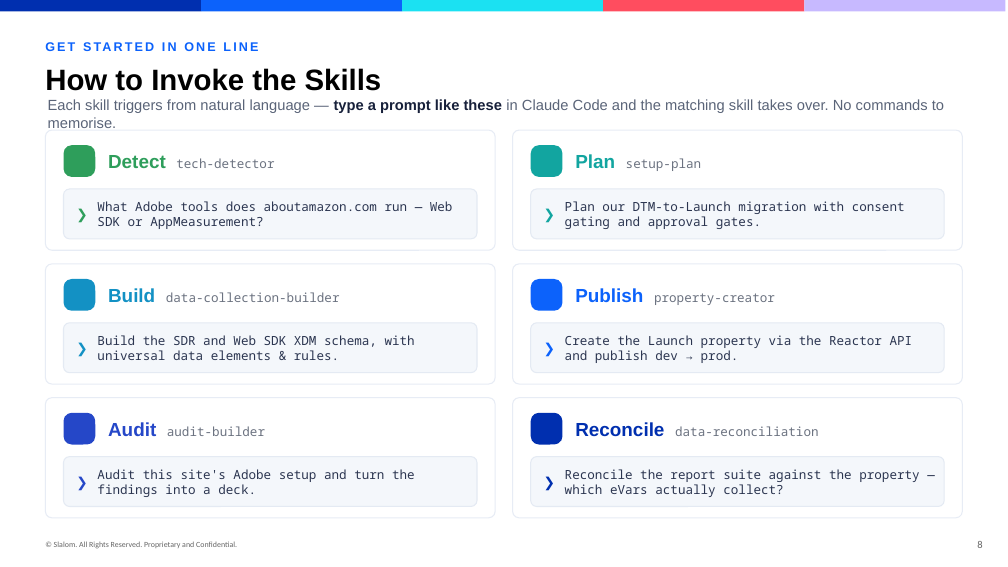
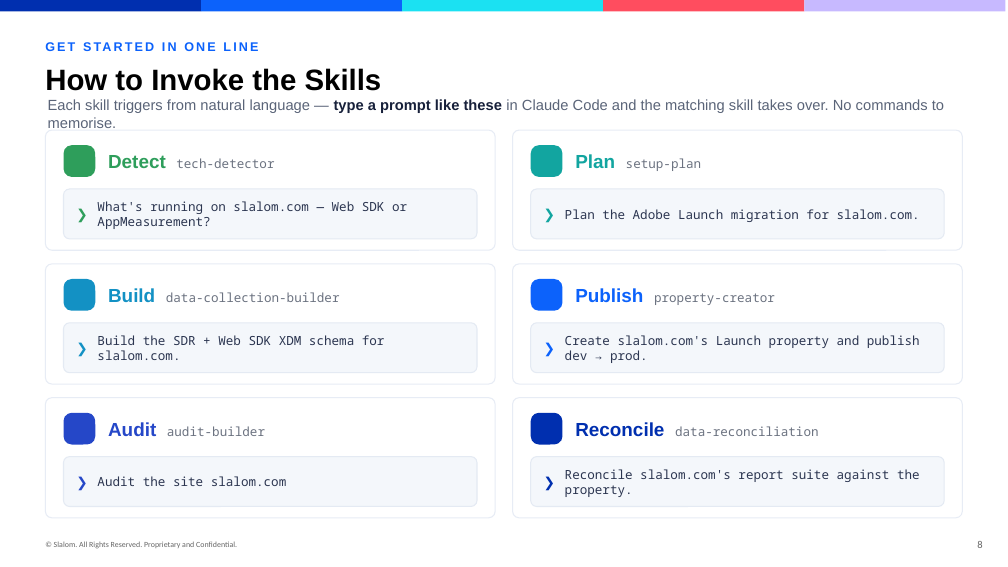
Before and after one commit to scotttavares/Adobe-Analytics-DTM, a slide deck: slide 8 of websdk-property/docs/adobe-data-collection-skills-suite.pptx. Drawn at 1008x567 pixels with LibreOffice and Linux fonts; fonts in the diff are those of the drawing; background and template pictures are left out. Boxes give left, top, right and bottom in pixels: in the first picture for what was removed or moved away, otherwise in the second. Text is boxed around its words. In the diff, an @@ line names an element or a change of style, - is before the commit and + after.

```diff
--- a/websdk-property/docs/adobe-data-collection-skills-suite.pptx
+++ b/websdk-property/docs/adobe-data-collection-skills-suite.pptx
@@ text at (97,201,407,229): text changed @@
-What Adobe tools does aboutamazon.com run — Web SDK or AppMeasurement?
+What's running on slalom.com — Web SDK or AppMeasurement?
@@ text at (565,209,920,222): text changed @@
-Plan our DTM-to-Launch migration with consent gating and approval gates.
+Plan the Adobe Launch migration for slalom.com.
@@ text at (97,335,385,360): text changed @@
-Build the SDR and Web SDK XDM schema, with universal data elements & rules.
+Build the SDR + Web SDK XDM schema for slalom.com.
@@ text at (565,335,920,363): text changed @@
-Create the Launch property via the Reactor API and publish dev → prod.
+Create slalom.com's Launch property and publish dev → prod.
@@ text at (97,476,287,486): text changed @@
-Audit this site's Adobe setup and turn the findings into a deck.
+Audit the site slalom.com
@@ text at (565,469,920,497): text changed @@
-Reconcile the report suite against the property — which eVars actually collect?
+Reconcile slalom.com's report suite against the property.
```
Also in this commit, not shown: 1 slide added.
